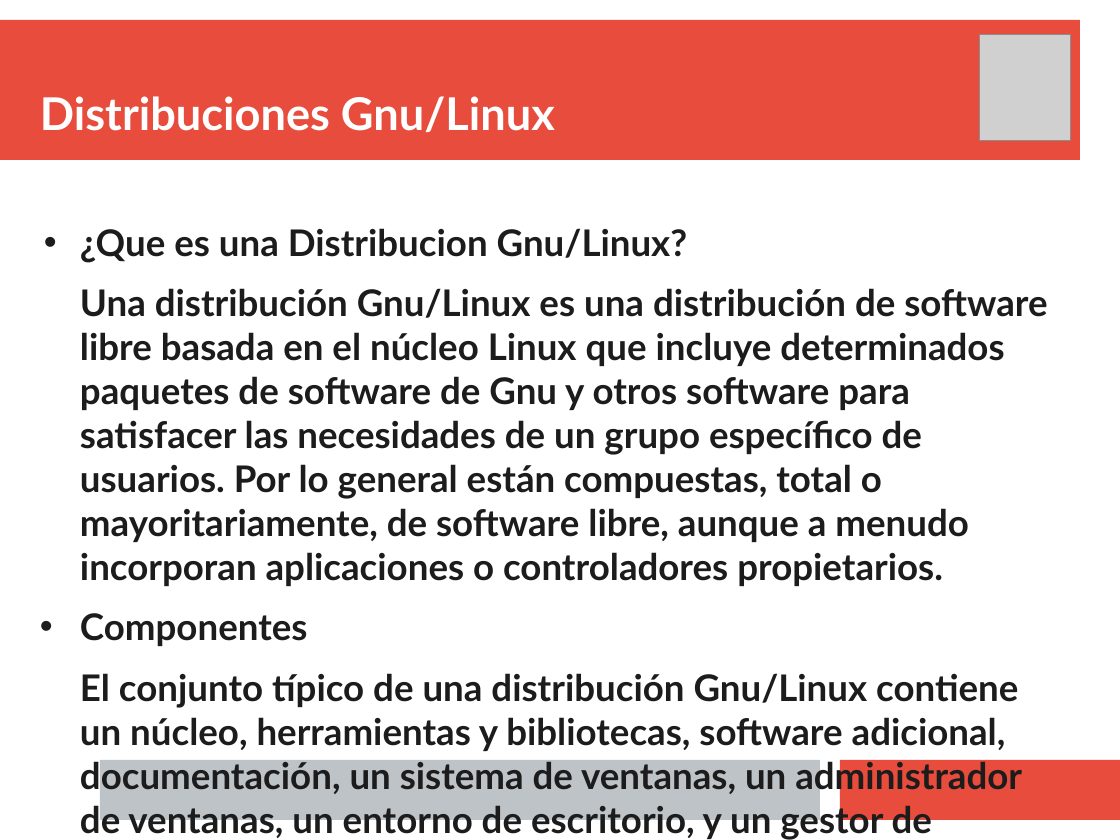
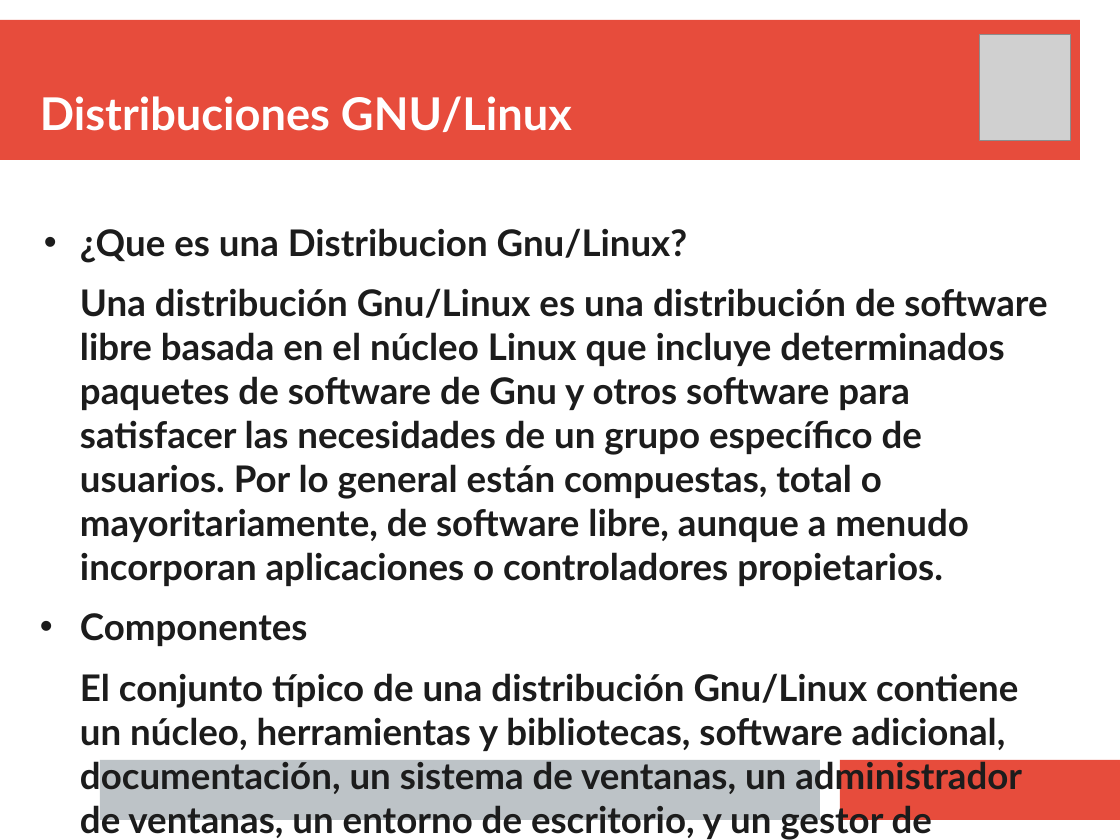
Before and after one commit to gacsnic/exposicion-software-libre, a slide deck: slide 8 of sotfwarelibre.pptx (slide 7 before the commit). Drawn at 1120x840 pixels with LibreOffice and Linux fonts; fonts in the diff are those of the drawing; grey boxes stand for pictures. Boxes give left, top, right and bottom in pixels: in the first picture for what was removed or moved away, otherwise in the second. Text is boxed around its words. In the diff, an @@ line names an element or a change of style, - is before the commit and + after.

```diff
--- a/sotfwarelibre.pptx
+++ b/sotfwarelibre.pptx
@@ text at bbox=[40, 96, 572, 132]: text changed @@
-Distribuciones Gnu/Linux
+Distribuciones GNU/Linux
```
Also in this commit, not shown: 6 other slides changed, 1 slide added, 3 other files.
